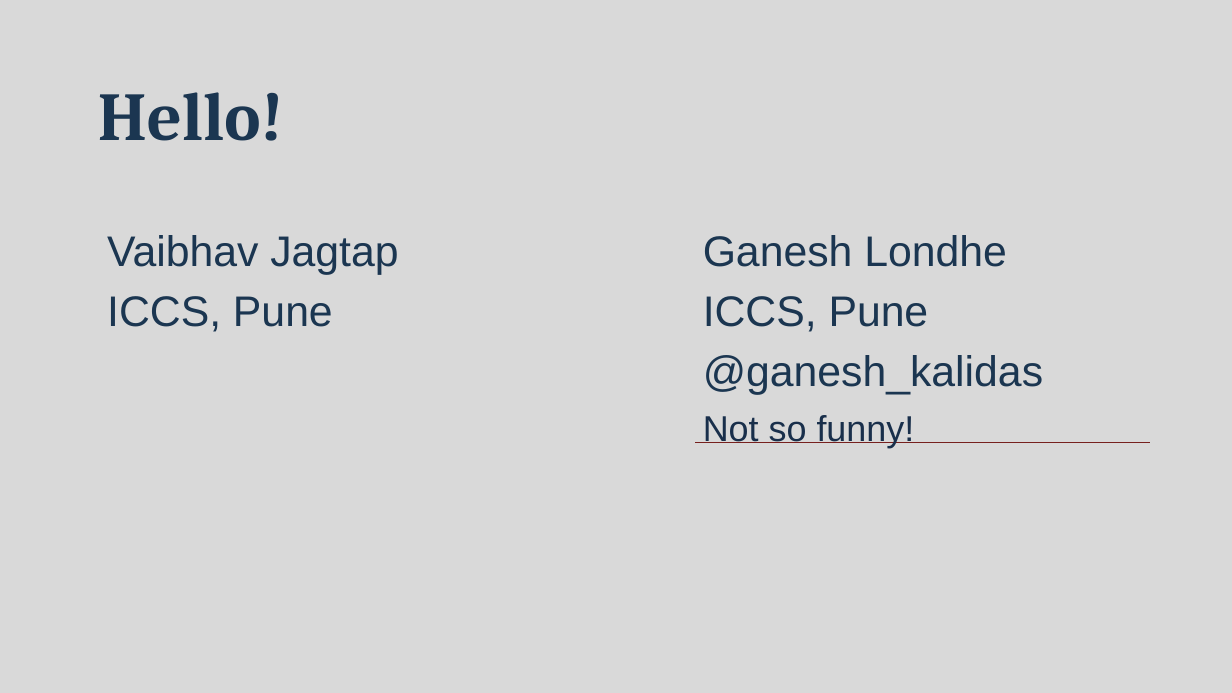
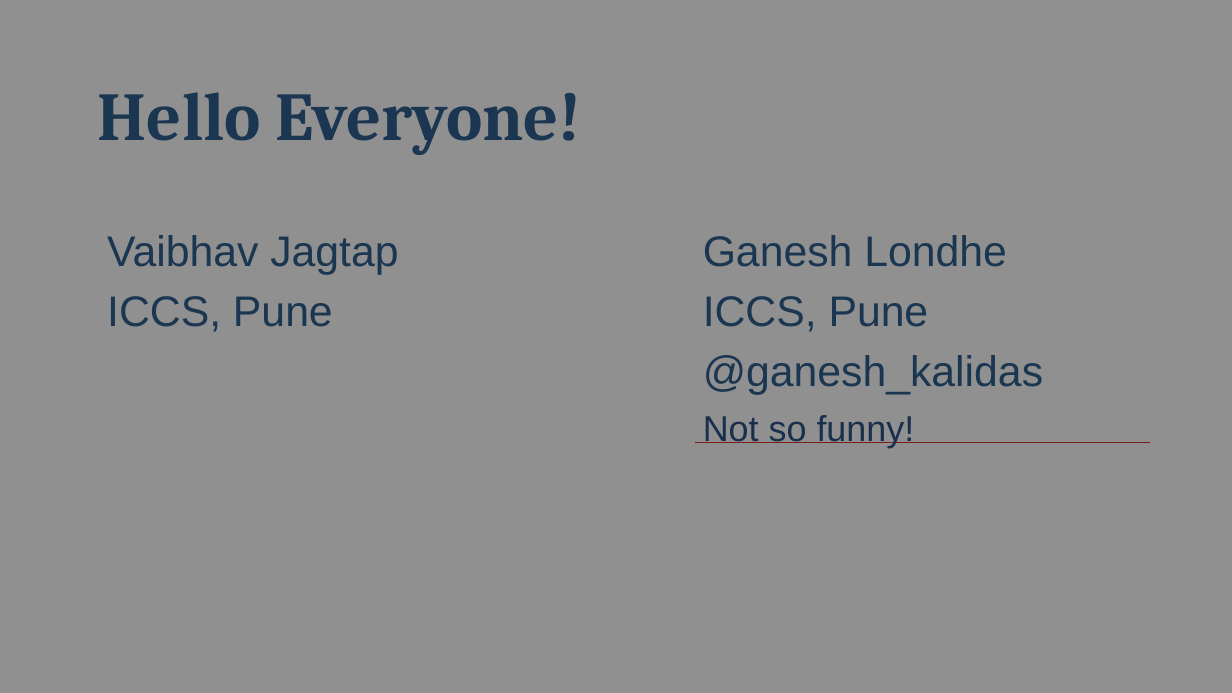
Before and after one commit to gkalidas/project_quiz_app, a slide deck: slide 1 of quizapp.pptx (slide 2 before the commit). Drawn at 1232x693 pixels with LibreOffice and Linux fonts; fonts in the diff are those of the drawing. Boxes give left, top, right and bottom in pixels: in the first picture for what was removed or moved away, otherwise in the second. Text is boxed around its words. In the diff, an @@ line names an element or a change of style, - is before the commit and + after.

```diff
--- a/quizapp.pptx
+++ b/quizapp.pptx
@@ background #D9D9D9 to #414141 at 58% opacity @@
@@ text at (x1=98, y1=92, x2=582, y2=155): text changed @@
-Hello!
+Hello Everyone!
```
Also in this commit, not shown: 6 other slides changed, 6 slides added, 2 slides removed.
